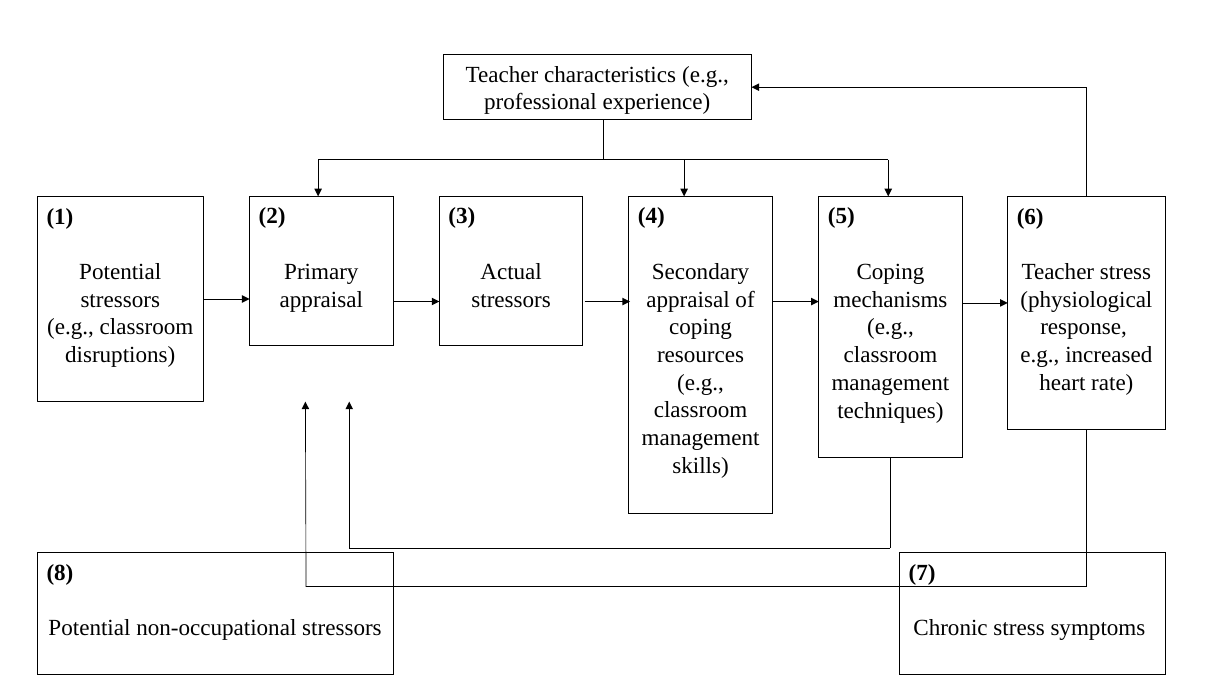
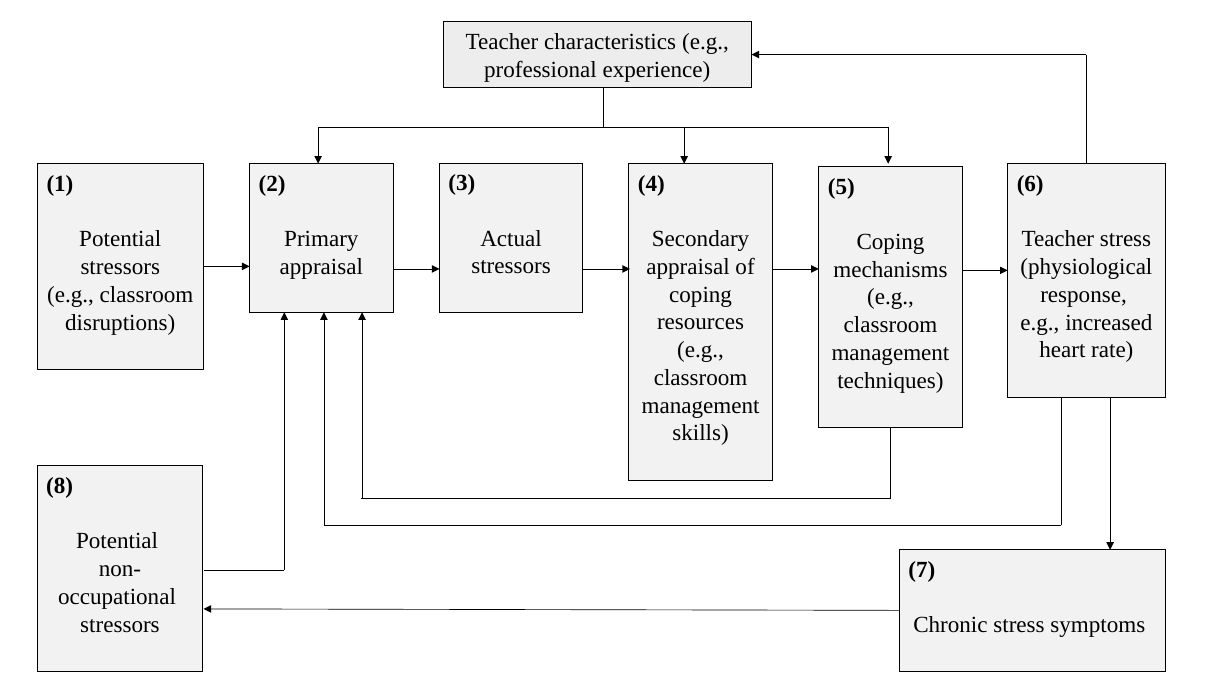
Before and after one commit to MandyKlatt/Mandy-PhD, a slide deck: slide 1 of 02_paper/02_study/02_fitbit paper/images/Model_Teacher_Stress_adapted_new.pptx. Drawn at 1232x693 pixels with LibreOffice and Linux fonts; fonts in the diff are those of the drawing. Boxes give left, top, right and bottom in pixels: in the first picture for what was removed or moved away, otherwise in the second. Text is boxed around its words. In the diff, an @@ line names an element or a change of style, - is before the commit and + after.

```diff
--- a/02_paper/02_study/02_fitbit paper/images/Model_Teacher_Stress_adapted_new.pptx
+++ b/02_paper/02_study/02_fitbit paper/images/Model_Teacher_Stress_adapted_new.pptx
@@ rectangle "Teacher characteristics (e.g., professional experience)" at (x1=444, y1=22, x2=752, y2=88): fill none to #EDEDED @@
@@ 4 rectangles, 4 arrows, 2 lines moved together from (x1=38, y1=55, x2=1166, y2=430) to (x1=38, y1=22, x2=1166, y2=396) @@
@@ 5 arrows, 3 rectangles, 1 line moved together from (x1=250, y1=87, x2=1087, y2=513) to (x1=250, y1=55, x2=1087, y2=481) @@
@@ arrow added from (285, 570) to (285, 312), #000000 0.5 pt @@
@@ arrow moved from (306, 587) - (306, 402) to (324, 525) - (324, 312) @@
@@ arrow moved from (349, 549) - (349, 402) to (362, 499) - (362, 312) @@
@@ line moved from (1087, 430) - (1087, 587) to (1062, 397) - (1062, 525) @@
@@ arrow added from (1110, 397) to (1110, 550), #000000 0.5 pt @@
@@ line moved from (891, 457) - (891, 549) to (891, 428) - (891, 499) @@
@@ fill none to #F2F2F2 in 8 elements at (x1=899, y1=550, x2=1165, y2=671), (x1=819, y1=166, x2=962, y2=428), (x1=629, y1=164, x2=773, y2=481), (x1=250, y1=164, x2=393, y2=313), (x1=38, y1=164, x2=203, y2=369), (x1=1008, y1=164, x2=1166, y2=396), (x1=439, y1=163, x2=582, y2=312), (x1=37, y1=466, x2=202, y2=671) @@
@@ rectangle "(8)" resized from (x1=38, y1=553, x2=394, y2=674) to (x1=37, y1=466, x2=202, y2=671) @@
@@ line moved from (349, 549) - (891, 549) to (361, 499) - (891, 499) @@
@@ text in rectangle at (x1=58, y1=532, x2=176, y2=633): text changed @@
-Potential non-occupational stressors
+Potential
+non-occupational
+stressors
@@ line moved from (306, 587) - (1087, 587) to (324, 525) - (1062, 525) @@
@@ line added from (204, 570) to (285, 570), #000000 0.5 pt @@
@@ arrow added from (899, 611) to (203, 609), #000000 0.5 pt @@
```
Also in this commit, not shown: 4 other files.
